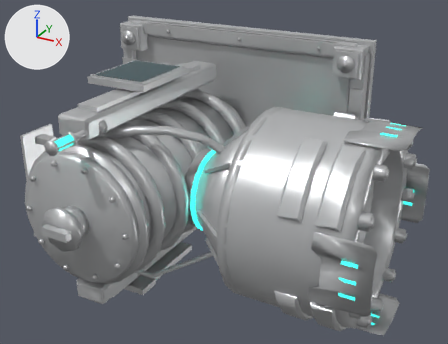
The OBJ model assets/models/lods/SM_TeleporterFluidInput_LOD2.obj as it was, and as the next commit left it.
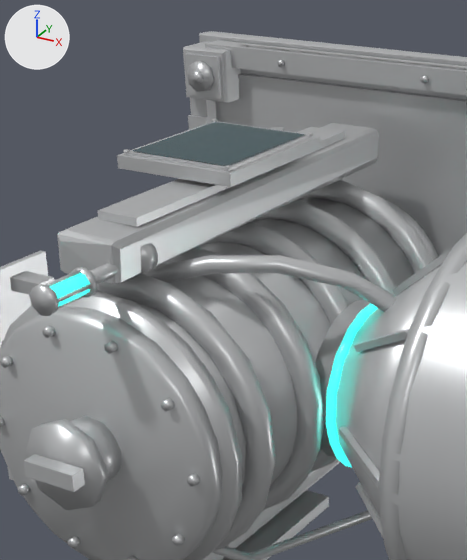
Each version is shown whole from a 50 mm lens placed at (346.0, -698.0, 285.0), pointed at (47.0, -154.0, 12.0), then close up on the part from 7% to 58% of the width and 0% to 80% of the height. Lighting does not change. The marker at upper left points along +X, +Y and +Z. The last two pictures show the newer version. Where no turn or scale is listed for an object, it has been applied to the vertices.

The first close-up shows 'SM_TeleporterFluidInput.001'.
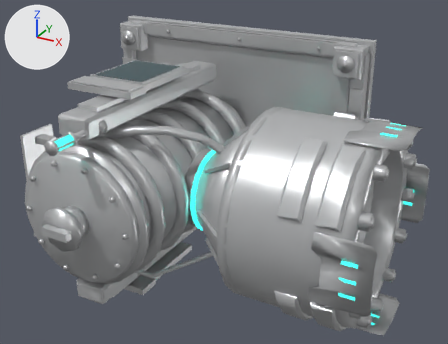
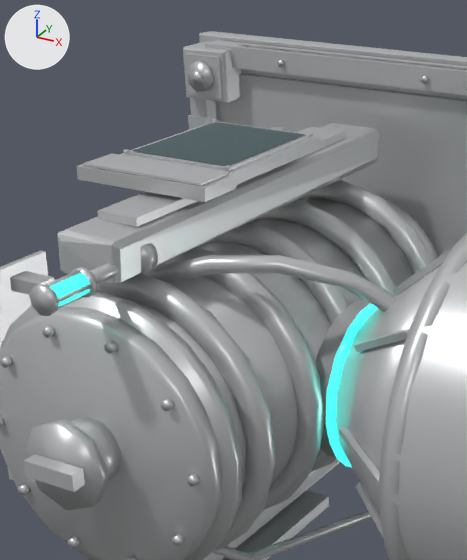
Changed parts and their boxes (x1, y1, x2, y2) in the close-ups (467 x 560 px; the box of a moved part takes in the faces that stretch with it):
```json
{"part": 1, "of": "me_sm_teleporterfluidinput_001", "change": "added", "after": [76, 164, 236, 202]}
{"part": 2, "of": "me_sm_teleporterfluidinput_001", "change": "added", "after": [83, 154, 229, 186]}
{"part": 3, "of": "me_sm_teleporterfluidinput_001", "change": "moved or reshaped", "before": [226, 50, 370, 304], "after": [226, 50, 370, 304], "on screen": "mostly hidden"}
{"part": 4, "of": "me_sm_teleporterfluidinput_001", "change": "moved or reshaped", "before": [58, 316, 222, 558], "after": [58, 316, 222, 560]}
```

Edits to the scene script, one JSON object a line:
```json
{"block": "me_sm_teleporterfluidinput_001", "where": "# used by ob_sm_teleporterfluidinput_001; location = (0.0, 0.0, 0.0)"}
{"op": "remove", "block": "me_sm_teleporterfluidinput_001", "code": "me_sm_teleporterfluidinput_001.from_pydata(...)  # 3911 vertices, 6934 faces; spans x -179.0..248.0, y -334.0..-1.0, z -139.0..139.0"}
{"op": "add", "block": "me_sm_teleporterfluidinput_001", "code": "me_sm_teleporterfluidinput_001.from_pydata(...)  # 3940 vertices, 6984 faces; spans x -179.0..248.0, y -334.0..-1.0, z -139.0..139.0"}
{"block": "me_sm_teleporterfluidinput_001", "change": "me_sm_teleporterfluidinput_001 part 1: the loose piece of 8 vertices spanning x -83.0..-13.0, y -212.0..-130.0, z 109.0..115.0 is copied, and the copy is scaled about its middle by (1.11, 0.3, 1), then moved by (0.0, -55.0, 0.0); it spans x -87.0..-9.0, y -238.0..-214.0, z 109.0..115.0"}
{"block": "me_sm_teleporterfluidinput_001", "change": "me_sm_teleporterfluidinput_001 part 2: a new loose piece, a box spanning x -84.4..-11.6, y -236.9..-215.1, z 115.7..116.9, in mat_factory (light grey #c8cacb)"}
{"block": "me_sm_teleporterfluidinput_001", "change": "me_sm_teleporterfluidinput_001 part 3"}
{"block": "me_sm_teleporterfluidinput_001", "change": "11 vertices are removed from x -141.0..124.0, y -162.0..-14.0, z -102.0..102.0"}
{"block": "me_sm_teleporterfluidinput_001", "change": "64 faces are deleted"}
{"block": "me_sm_teleporterfluidinput_001", "change": "1 vertex moves from x 48.0, y -133.0, z 10.0 to x 48.0, y -133.0, z 7.0"}
{"block": "me_sm_teleporterfluidinput_001", "change": "18 vertices are added at x -142.0..124.0, y -166.0..-15.0, z -104.0..104.0"}
{"block": "me_sm_teleporterfluidinput_001", "change": "69 new faces join them, mat_factory (light grey #c8cacb)"}
{"block": "me_sm_teleporterfluidinput_001", "change": "9 new faces join them, mat_signal (cyan #38ead6, glowing cyan #3effe9)"}
{"block": "me_sm_teleporterfluidinput_001", "change": "me_sm_teleporterfluidinput_001 part 4"}
{"block": "me_sm_teleporterfluidinput_001", "change": "5 vertices are removed from x -23.0..31.0, y -301.0..-244.0, z -66.0..66.0"}
{"block": "me_sm_teleporterfluidinput_001", "change": "31 faces are deleted"}
{"block": "me_sm_teleporterfluidinput_001", "change": "1 vertex moves from x -42.0, y -246.0, z -51.0 to x -46.0, y -247.0, z -50.0"}
{"block": "me_sm_teleporterfluidinput_001", "change": "10 vertices are added at x -28.0..31.0, y -301.0..-242.0, z -66.0..66.0"}
{"block": "me_sm_teleporterfluidinput_001", "change": "41 new faces join them, mat_factory (light grey #c8cacb)"}
{"block": "me_sm_teleporterfluidinput_001", "change": "other edits to the shape of me_sm_teleporterfluidinput_001 do not show in these pictures"}
```
